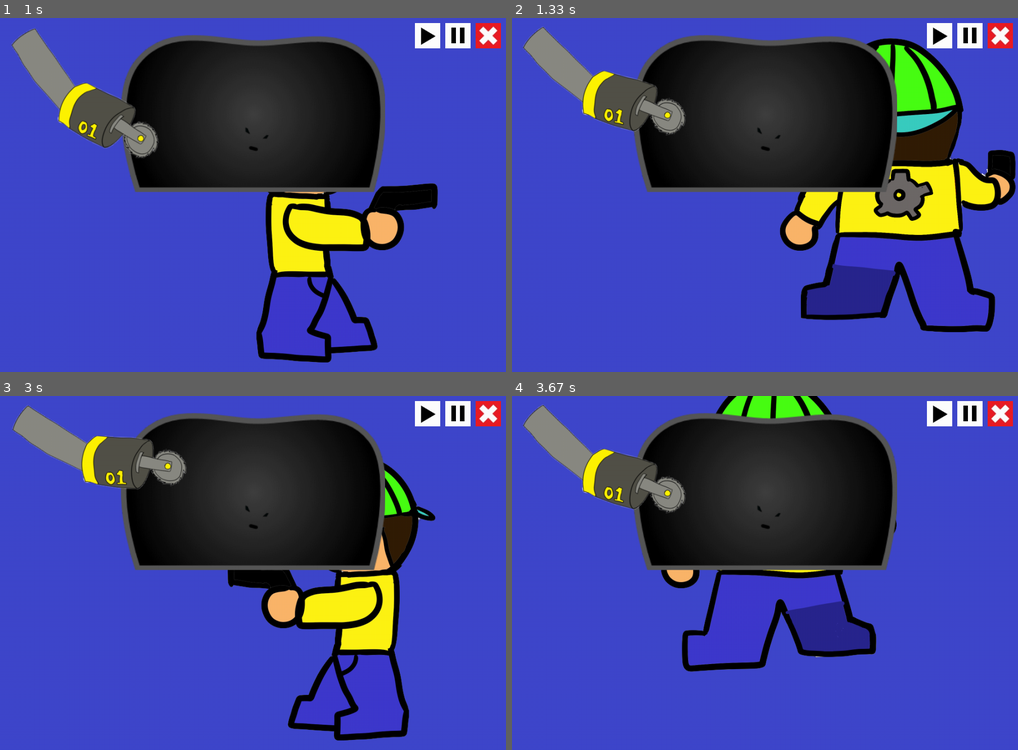
Above: before the commit, frames 1-4 (two rows, left to right).
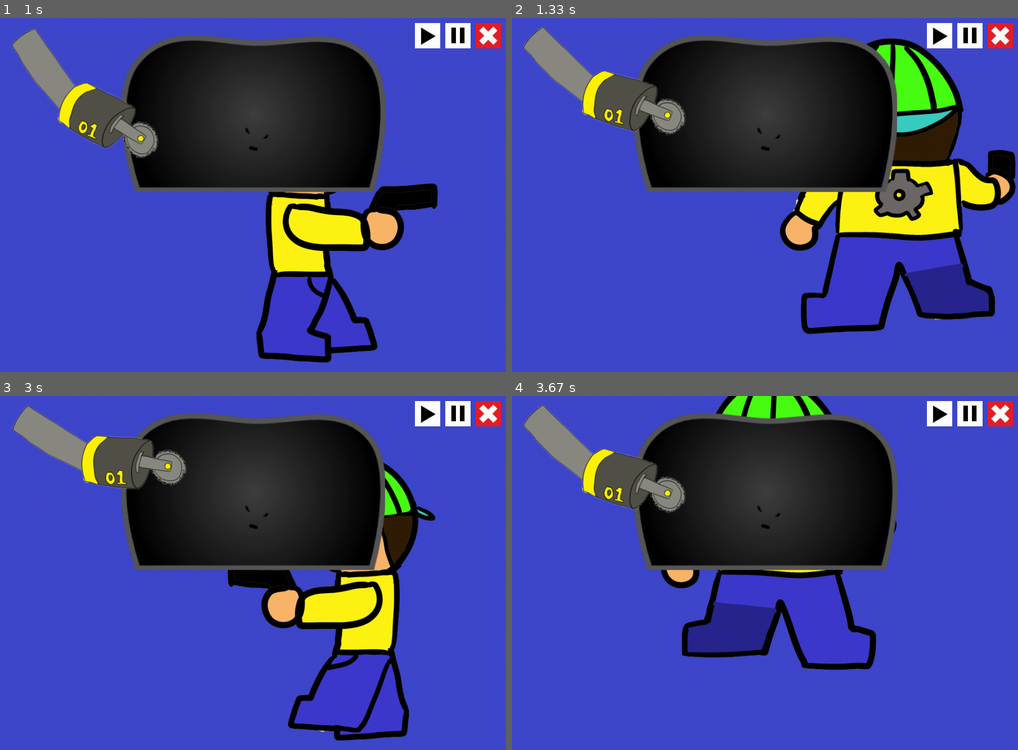
Above: after the commit, the same moments.

Repository: ss-hyun/Chilbo_pygame_pj
Game: pygame game, started from main.py
The game is run twice, just before and just after one commit, with the same random seed, the same clock (stepped at 60 frames per second) and the same inputs.
Inputs (mouse positions are in pixels of both pictures, inside the frame that each line leads up to):
- Up to frame 1 (1 s): click (253, 283) at 0.38 s; hold Right from 0.67 s (still down)
- Up to frame 2 (1.33 s): release Right at 1.13 s; hold Up from 1.17 s (still down)
- Up to frame 3 (3 s): release Up at 1.47 s; hold Right 1.5-1.97 s; hold Left 2-2.53 s; hold Down 2.57-2.87 s; hold Left from 2.9 s (still down)
- Up to frame 4 (3.67 s): release Left at 3.3 s; hold Up from 3.33 s (still down)

Frame 1 is identical in both runs. In frame 2, 4.9% of the frame differs, in the area x 55-99%, y 22-90%; in frame 3, 0.9%; in frame 4, 4.9%.

Commit message:
Fix user move

Diff:
--- a/stage1.py
+++ b/stage1.py
@@ -40,8 +40,6 @@
               ch.curr_state = 8
 
 
-
-
         if event.type == pygame.KEYUP:
             ch.move_state = False
             if event.key == pygame.K_UP:
@@ -64,13 +62,13 @@
                 ch.curr_state = 1
 
     if ch.move_state == True:
-        if ch.change_count > 200:
+        if ch.change_count == 10:
             if ch.curr_state % 2 == 0:
                ch.curr_state += 1
             else:
                ch.curr_state -= 1
 
-        if ch.change_count > 400:
+        if ch.change_count == 20:
             ch.change_count = 0
 
 
